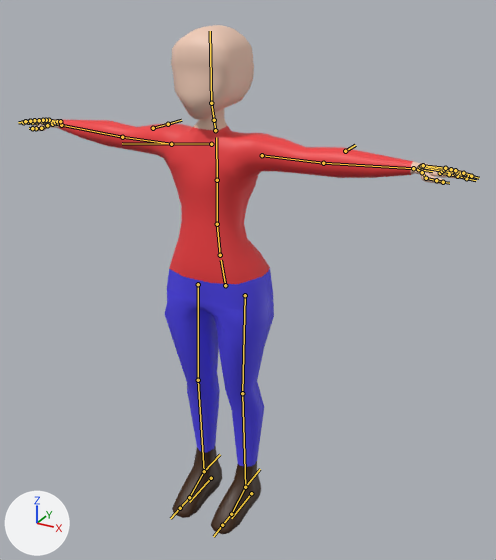
The FBX model Assets/Models/Player.fbx: old version first, new version second.
Camera for both pictures: a camera (50 mm lens) standing at (4.2, -6.86, 6.87) and looking at (0.25, 0.33, 3.28). Arrows for +X, +Y and +Z are at lower left; the lights stay in place. The first picture is the older version. The bones that change, and the others that lie on the model, are drawn over the model as lines.

Objects in the first picture: 'Body'.
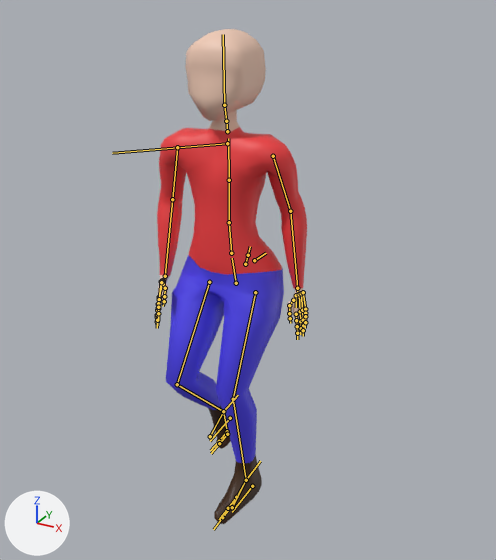
The newer file adds an action. The first version stands in its rest pose; the second is drawn at frame 19 of the action 'metarig|WalkCycle'.

What differs and where, as boxes [x1, y1, x2, y2] in the pictures (496 x 560 px):
'Body', posed (66% narrower): before [23, 25, 474, 534]; after [156, 29, 307, 524]
bone 'spine', root to tip: before (225, 285) to (221, 260); after (236, 283) to (232, 258)
bone 'upper_arm.L', root to tip: before (262, 155) to (323, 163); after (273, 156) to (290, 211)
bone 'forearm.L', root to tip: before (323, 163) to (413, 168); after (290, 211) to (297, 288)
bone 'hand.L', root to tip: before (413, 168) to (422, 170); after (297, 288) to (298, 295)
bone 'shoulder.R', root to tip: before (211, 144) to (122, 143); after (227, 143) to (112, 153)
bone 'upper_arm.R', root to tip: before (171, 144) to (122, 137); after (177, 147) to (172, 199)
bone 'forearm.R', root to tip: before (122, 137) to (61, 125); after (172, 199) to (165, 276)
bone 'hand.R', root to tip: before (61, 125) to (55, 124); after (165, 276) to (163, 283)
bone 'upper_leg.l', root to tip: before (245, 295) to (242, 393); after (255, 292) to (233, 399)
bone 'lower_leg.l', root to tip: before (242, 393) to (245, 487); after (233, 399) to (246, 480)
bone 'foot.l', root to tip: before (245, 487) to (231, 514); after (246, 480) to (231, 506)
bone 'toes.l', root to tip: before (231, 514) to (222, 525); after (231, 506) to (222, 517)
bone 'upper_leg.r', root to tip: before (198, 284) to (198, 380); after (209, 282) to (177, 384)
bone 'lower_leg.r', root to tip: before (198, 380) to (204, 471); after (177, 384) to (223, 411)
bone 'foot.r', root to tip: before (204, 471) to (189, 497); after (223, 411) to (227, 431)
bone 'toes.r', root to tip: before (189, 497) to (180, 508); after (227, 431) to (219, 441)

Diff of the bpy script that builds the scene:
```diff
--- a/Assets/Models/Player.fbx.py
+++ b/Assets/Models/Player.fbx.py
@@ bone_spine @@
 bone_spine = bpy.data.objects['metarig'].pose.bones['spine']  # child of 'root'
-bone_spine.location = (0.0, 0.0, 0.0)
+bone_spine.location = (-0.007, -0.035, 0.07)
@@ bone_upper_arm_l @@
 bone_upper_arm_l = bpy.data.objects['metarig'].pose.bones['upper_arm.L']  # child of 'shoulder.L'
-bone_upper_arm_l.rotation_quaternion = (1.0, 0.0, 0.0, 0.0)  # degrees (0, 0, 0)
+bone_upper_arm_l.rotation_quaternion = (0.721, -0.508, -0.274, 0.385)  # degrees (-70, 0, 56)
@@ bone_forearm_l @@
 bone_forearm_l = bpy.data.objects['metarig'].pose.bones['forearm.L']  # child of 'upper_arm.L'
-bone_forearm_l.rotation_quaternion = (1.0, 0.0, 0.0, 0.0)  # degrees (0, 0, 0)
+bone_forearm_l.rotation_quaternion = (0.984, -0.171, 0.004, -0.055)  # degrees (-20, -1, -6)
@@ bone_hand_l @@
 bone_hand_l = bpy.data.objects['metarig'].pose.bones['hand.L']  # child of 'forearm.L'
-bone_hand_l.rotation_quaternion = (1.0, 0.0, 0.0, 0.0)  # degrees (0, 0, 0)
+bone_hand_l.rotation_quaternion = (0.857, -0.012, 0.513, -0.046)  # degrees (-8, 61, -11)
@@ bone_shoulder_r @@
 bone_shoulder_r = bpy.data.objects['metarig'].pose.bones['shoulder.R']  # child of 'spine.003'
-bone_shoulder_r.location = (0.0, 0.0, 0.0)
-bone_shoulder_r.rotation_quaternion = (1.0, 0.0, 0.0, 0.0)  # degrees (0, 0, 0)
+bone_shoulder_r.location = (0.024, 0.003, -0.001)
+bone_shoulder_r.rotation_quaternion = (0.979, 0.006, -0.024, 0.205)  # degrees (0, -3, 24)
@@ bone_upper_arm_r @@
 bone_upper_arm_r = bpy.data.objects['metarig'].pose.bones['upper_arm.R']  # child of 'shoulder.R'
-bone_upper_arm_r.rotation_quaternion = (1.0, 0.0, 0.0, 0.0)  # degrees (0, 0, 0)
+bone_upper_arm_r.rotation_quaternion = (0.71, -0.52, 0.287, -0.378)  # degrees (-73, 1, -57)
@@ bone_forearm_r @@
 bone_forearm_r = bpy.data.objects['metarig'].pose.bones['forearm.R']  # child of 'upper_arm.R'
-bone_forearm_r.rotation_quaternion = (1.0, 0.0, 0.0, 0.0)  # degrees (0, 0, 0)
+bone_forearm_r.rotation_quaternion = (0.954, -0.281, -0.001, 0.107)  # degrees (-33, 3, 12)
@@ bone_hand_r @@
 bone_hand_r = bpy.data.objects['metarig'].pose.bones['hand.R']  # child of 'forearm.R'
-bone_hand_r.rotation_quaternion = (1.0, 0.0, 0.0, 0.0)  # degrees (0, 0, 0)
+bone_hand_r.rotation_quaternion = (0.841, -0.068, -0.517, 0.142)  # degrees (-30, -58, 36)
@@ bone_upper_leg_l @@
 bone_upper_leg_l = bpy.data.objects['metarig'].pose.bones['upper_leg.l']  # child of 'spine'
-bone_upper_leg_l.rotation_quaternion = (1.0, 0.0, 0.0, 0.0)  # degrees (0, 0, 0)
+bone_upper_leg_l.rotation_quaternion = (0.983, 0.004, 0.003, 0.185)  # degrees (1, 0, 21)
@@ bone_lower_leg_l @@
 bone_lower_leg_l = bpy.data.objects['metarig'].pose.bones['lower_leg.l']  # child of 'upper_leg.l'
-bone_lower_leg_l.rotation_quaternion = (1.0, 0.0, 0.0, 0.0)  # degrees (0, 0, 0)
+bone_lower_leg_l.rotation_quaternion = (0.963, 0.0, 0.0, -0.271)  # degrees (0, 0, -31)
@@ bone_foot_l @@
 bone_foot_l = bpy.data.objects['metarig'].pose.bones['foot.l']  # child of 'lower_leg.l'
-bone_foot_l.rotation_quaternion = (1.0, 0.0, 0.0, 0.0)  # degrees (0, 0, 0)
+bone_foot_l.rotation_quaternion = (0.992, -0.005, 0.0, 0.123)  # degrees (-1, 0, 14)
@@ bone_toes_l @@
 bone_toes_l = bpy.data.objects['metarig'].pose.bones['toes.l']  # child of 'foot.l'
-bone_toes_l.rotation_quaternion = (1.0, 0.0, 0.0, 0.0)  # degrees (0, 0, 0)
+bone_toes_l.rotation_quaternion = (0.707, -0.039, -0.705, -0.039)  # degrees (18, -90, -24)
@@ bone_upper_leg_r @@
 bone_upper_leg_r = bpy.data.objects['metarig'].pose.bones['upper_leg.r']  # child of 'spine'
-bone_upper_leg_r.rotation_quaternion = (1.0, 0.0, 0.0, 0.0)  # degrees (0, 0, 0)
+bone_upper_leg_r.rotation_quaternion = (0.959, -0.006, 0.0, -0.284)  # degrees (-1, 0, -33)
@@ bone_lower_leg_r @@
 bone_lower_leg_r = bpy.data.objects['metarig'].pose.bones['lower_leg.r']  # child of 'upper_leg.r'
-bone_lower_leg_r.rotation_quaternion = (1.0, 0.0, 0.0, 0.0)  # degrees (0, 0, 0)
+bone_lower_leg_r.rotation_quaternion = (0.787, 0.0, 0.0, 0.617)  # degrees (0, 0, 76)
@@ bone_foot_r @@
 bone_foot_r = bpy.data.objects['metarig'].pose.bones['foot.r']  # child of 'lower_leg.r'
-bone_foot_r.rotation_quaternion = (1.0, 0.0, 0.0, 0.0)  # degrees (0, 0, 0)
+bone_foot_r.rotation_quaternion = (0.949, 0.005, 0.0, 0.315)  # degrees (1, 0, 37)
@@ bone_toes_r @@
 bone_toes_r = bpy.data.objects['metarig'].pose.bones['toes.r']  # child of 'foot.r'
-bone_toes_r.rotation_quaternion = (1.0, 0.0, 0.0, 0.0)  # degrees (0, 0, 0)
+bone_toes_r.rotation_quaternion = (0.561, 0.433, 0.559, -0.43)  # degrees (99, 90, 24)
```
